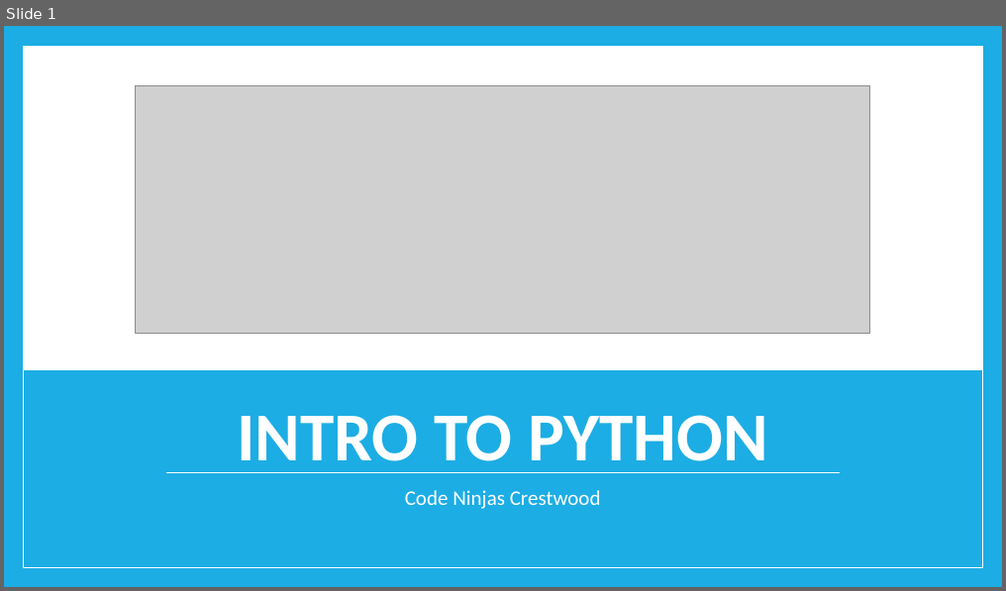
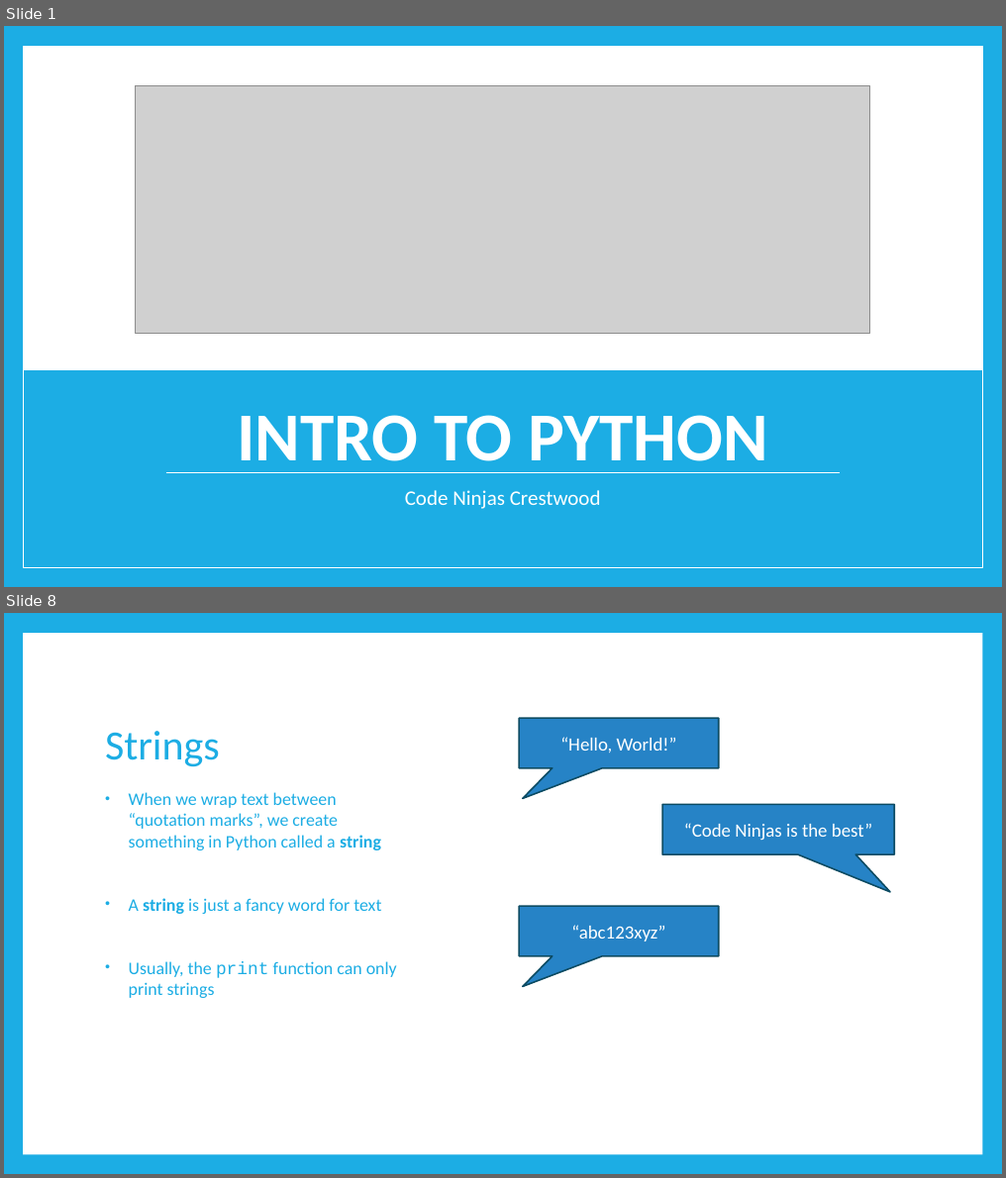
Before and after one commit to TristinSchlauch11/code-ninjas-python, a slide deck: Intro to Python.pptx. Shown one above the other, each under a label of ours: slide 1 before the commit, slides 1 and 8 after it; the slides between them are not shown. The pictures are 1006x591 and 1006x1178 pixels, drawn with LibreOffice and Linux fonts; fonts in the diff are those of the drawing; grey boxes stand for pictures. Boxes give left, top, right and bottom in pixels: in the first picture for what was removed or moved away, otherwise in the second. Text is boxed around its words. In the diff, an @@ line names an element or a change of style, - is before the commit and + after.

```diff
--- a/Intro to Python.pptx
+++ b/Intro to Python.pptx
@@ slide 8 added at box(4, 613, 1002, 1174), background #1CADE4 @@
@@ rectangle added at box(23, 633, 982, 1155), fill #FFFFFF @@
@@ title added at box(105, 731, 220, 767), 40 pt, text #1CADE4 @@
+Strings
@@ speech box added at box(519, 718, 719, 768), fill #2683C6, outline #0C4C64 1.5 pt, 18 pt, text #FFFFFF @@
+“Hello, World!”
@@ text added at box(129, 792, 397, 998), 17 pt, text #1CADE4 @@
+• When we wrap text between “quotation marks”, we create something in Python called a string
+• A string is just a fancy word for text
+• Usually, the print function can only print strings
@@ speech box added at box(662, 805, 895, 855), fill #2683C6, outline #0C4C64 1.5 pt, 18 pt, text #FFFFFF @@
+“Code Ninjas is the best”
@@ speech box added at box(519, 906, 719, 957), fill #2683C6, outline #0C4C64 1.5 pt, 18 pt, text #FFFFFF @@
+“abc123xyz”
```
Also in this commit, not shown: 3 slides changed, 17 other slides added, 1 other file.
